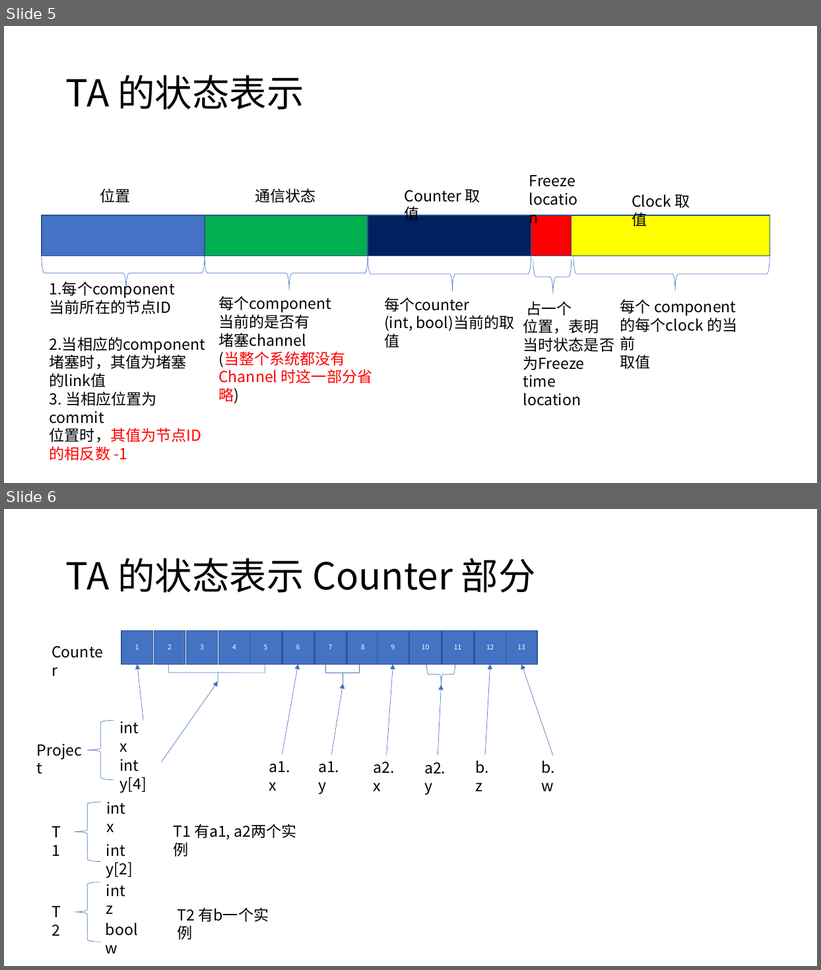
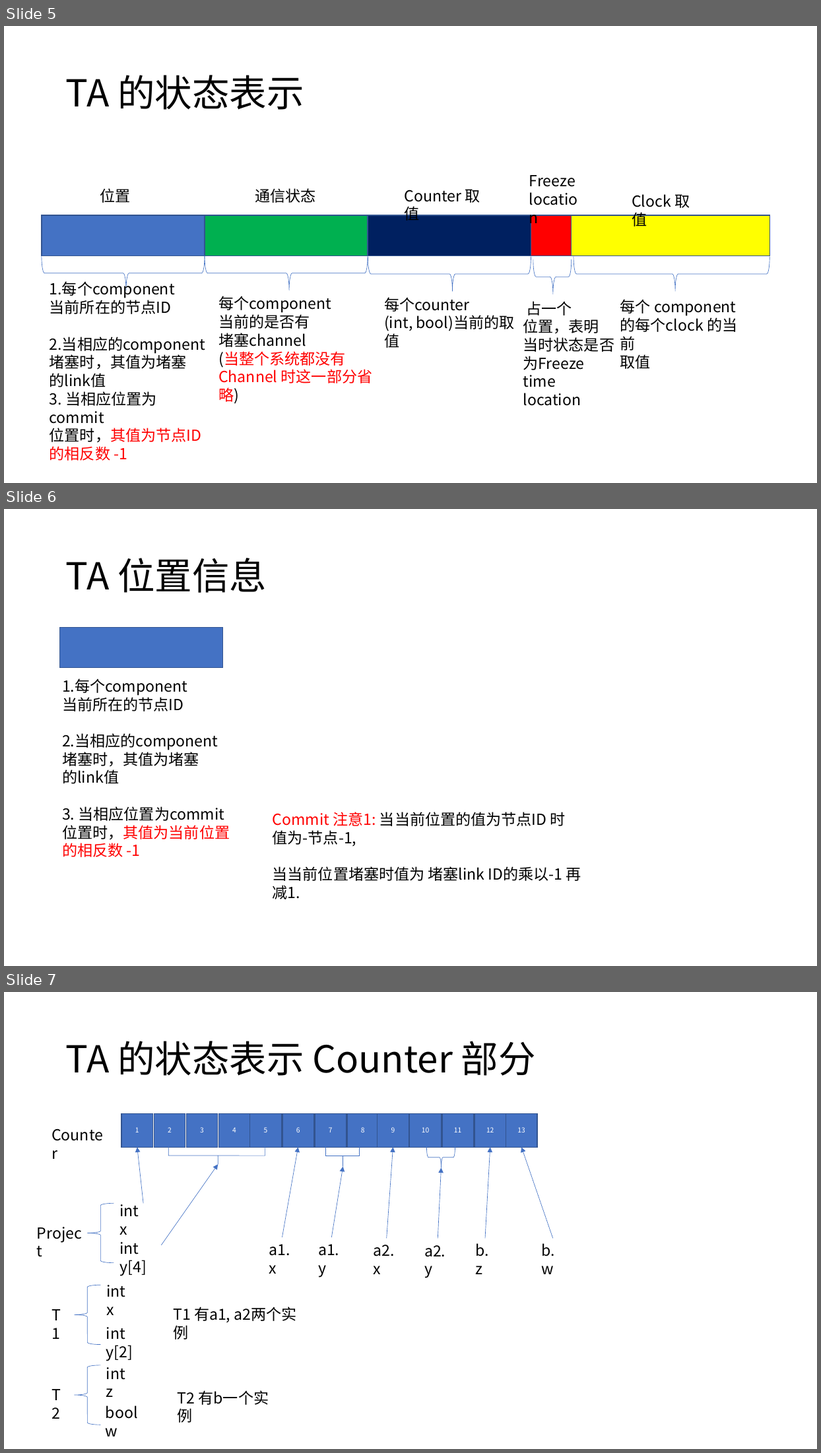
Before and after one commit to djuanbei/graphmodel, a slide deck: Graph model.pptx. Shown one above the other, each under a label of ours: slides 5 and 6 before the commit, slides 5, 6 and 7 after it. The pictures are 821x970 and 821x1453 pixels, drawn with LibreOffice and Linux fonts; fonts in the diff are those of the drawing. Boxes give left, top, right and bottom in pixels: in the first picture for what was removed or moved away, otherwise in the second. Text is boxed around its words. In the diff, an @@ line names an element or a change of style, - is before the commit and + after.

```diff
--- a/Graph model.pptx
+++ b/Graph model.pptx
@@ slide 6 added at [4,509,817,966], background #FFFFFF @@
@@ title added at [66,558,267,593], 44 pt, text #000000 @@
+TA 位置信息
@@ rectangle added at [60,627,223,667], fill #4472C4, outline #325491 1 pt @@
@@ text added at [62,679,230,857], 18 pt, text #000000 @@
+1.每个component
+当前所在的节点ID
+2.当相应的component
+堵塞时，其值为堵塞
+的link值
+3. 当相应位置为commit
+位置时，其值为当前位置
+的相反数 -1
@@ text added at [273,812,582,900], 18 pt, text #000000 @@
+Commit 注意1: 当当前位置的值为节点ID 时
+值为-节点-1,
+当当前位置堵塞时值为 堵塞link ID的乘以-1 再
+减1.
@@ what was slide 6 is now slide 7 @@
```
Also in this commit, not shown: 12 other files.
